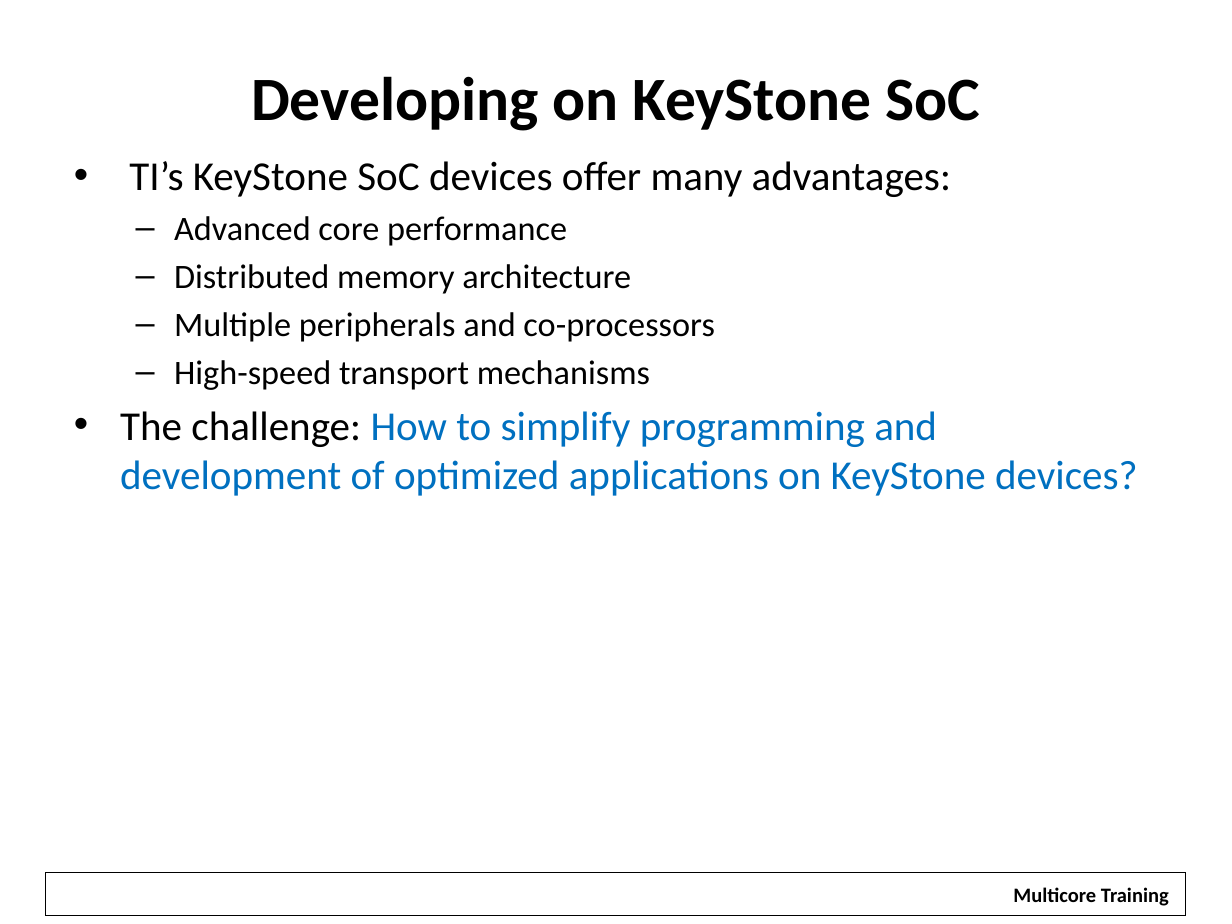
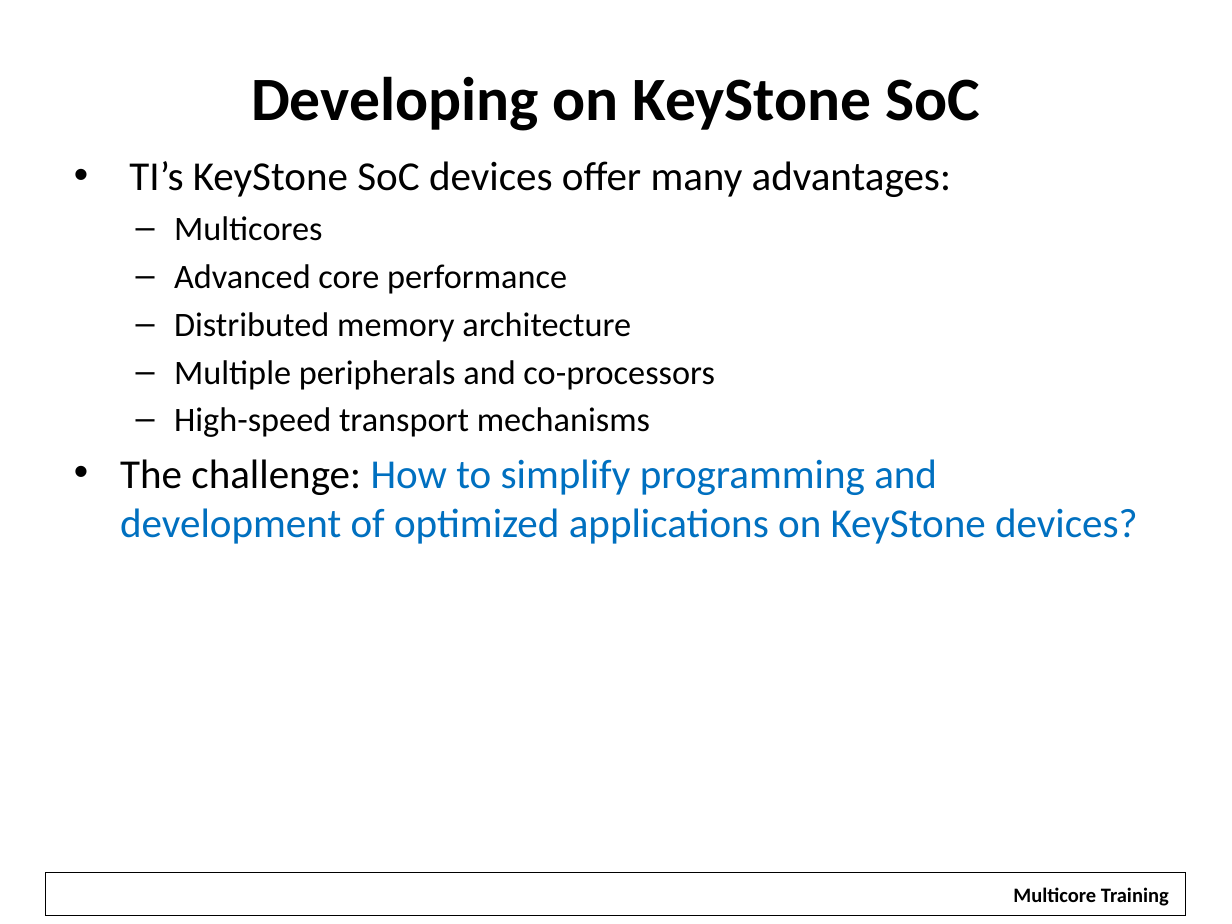
Before and after one commit to hari1989/keystone-workshop, a slide deck: slide 6 of preliminary/Introduction to KeyStone Software ECO RJH.pptx. Drawn at 1232x924 pixels with LibreOffice and Linux fonts; fonts in the diff are those of the drawing; background and template pictures are left out. Boxes give left, top, right and bottom in pixels: in the first picture for what was removed or moved away, otherwise in the second. Text is boxed around its words. In the diff, an @@ line names an element or a change of style, - is before the commit and + after.

```diff
--- a/preliminary/Introduction to KeyStone Software ECO RJH.pptx
+++ b/preliminary/Introduction to KeyStone Software ECO RJH.pptx
@@ text at (174,216,322,241): paragraph added @@
+  – Multicores
```
Also in this commit, not shown: 4 other slides changed.
